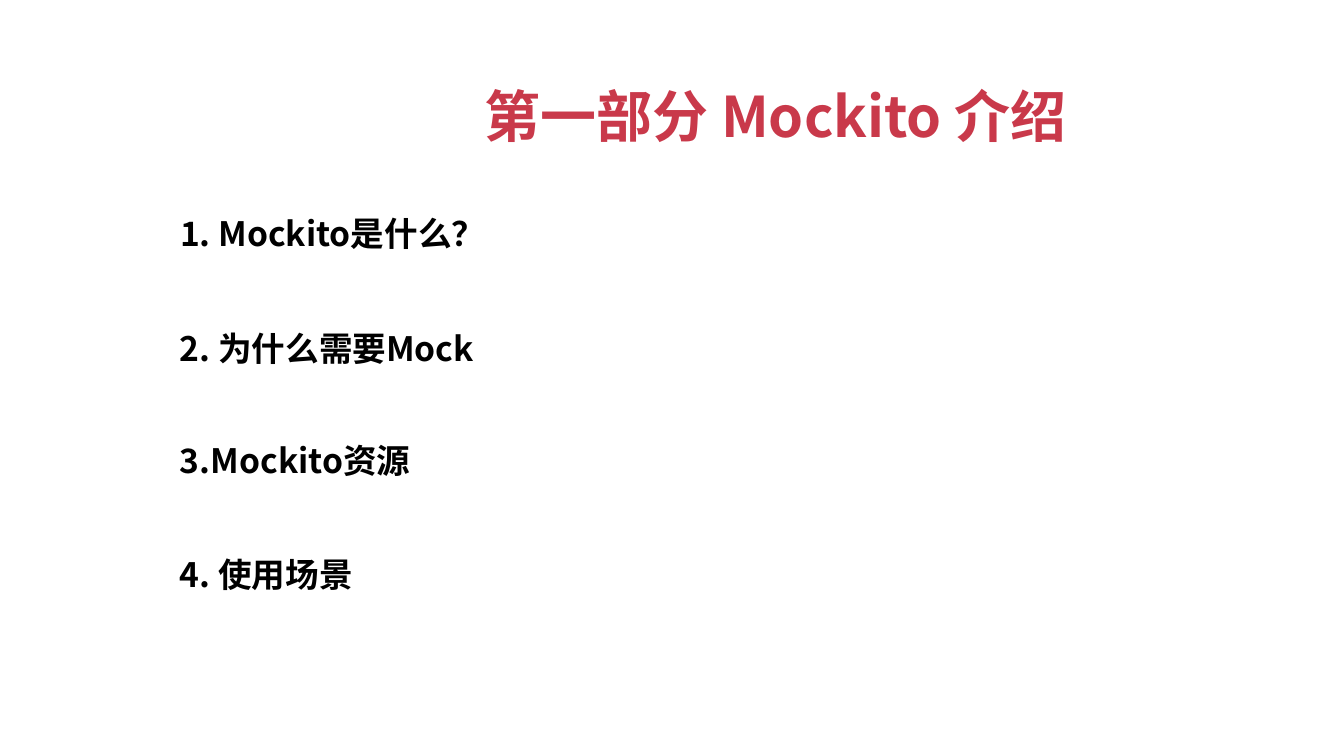
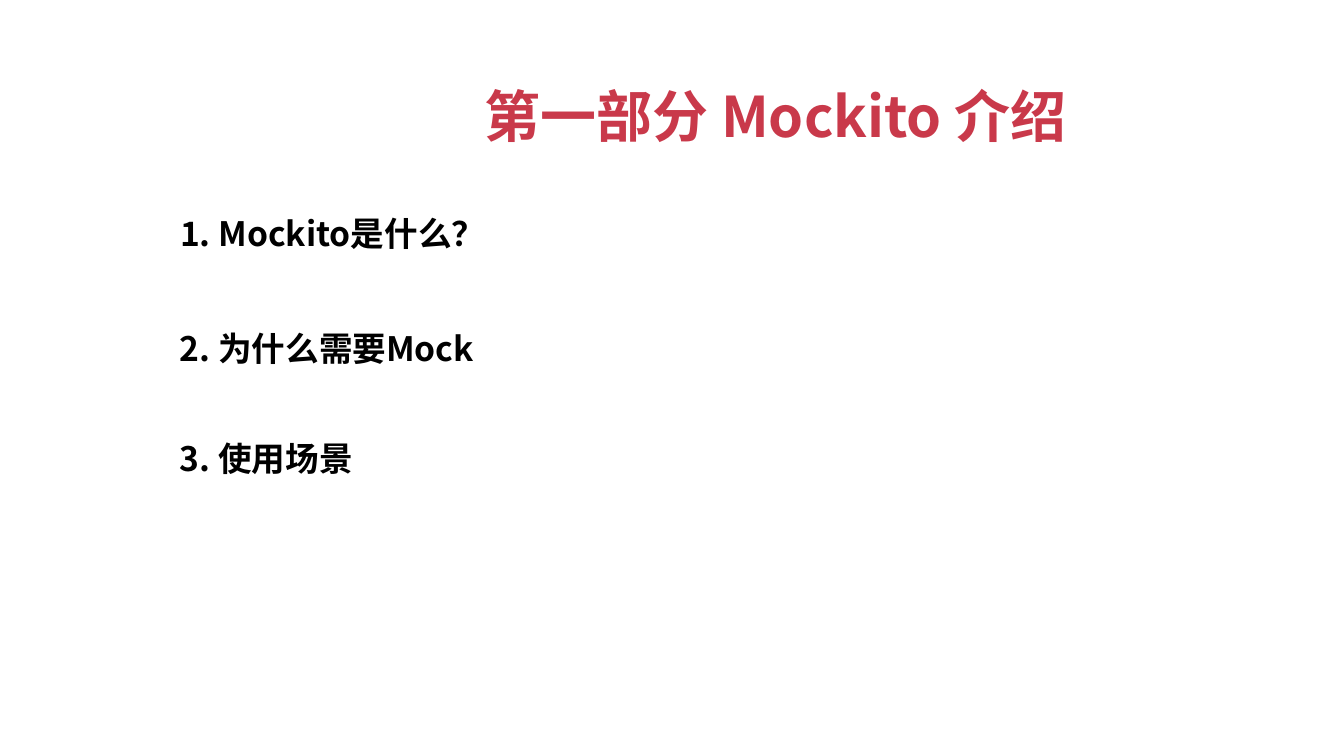
Before and after one commit to stulife/mockito-demo, a slide deck: slide 2 of mockito入门.pptx. Drawn at 1344x756 pixels with LibreOffice and Linux fonts; fonts in the diff are those of the drawing. Boxes give left, top, right and bottom in pixels: in the first picture for what was removed or moved away, otherwise in the second. Text is boxed around its words. In the diff, an @@ line names an element or a change of style, - is before the commit and + after.

```diff
--- a/mockito入门.pptx
+++ b/mockito入门.pptx
@@ text at (180, 442, 352, 474): text changed @@
-  4. 使用场景
+  3. 使用场景
@@ text removed at (180, 445, 410, 476) @@
-  3.Mockito资源
```
Also in this commit, not shown: 11 other slides changed, 5 slides added, 2 slides removed, 4 other files.
